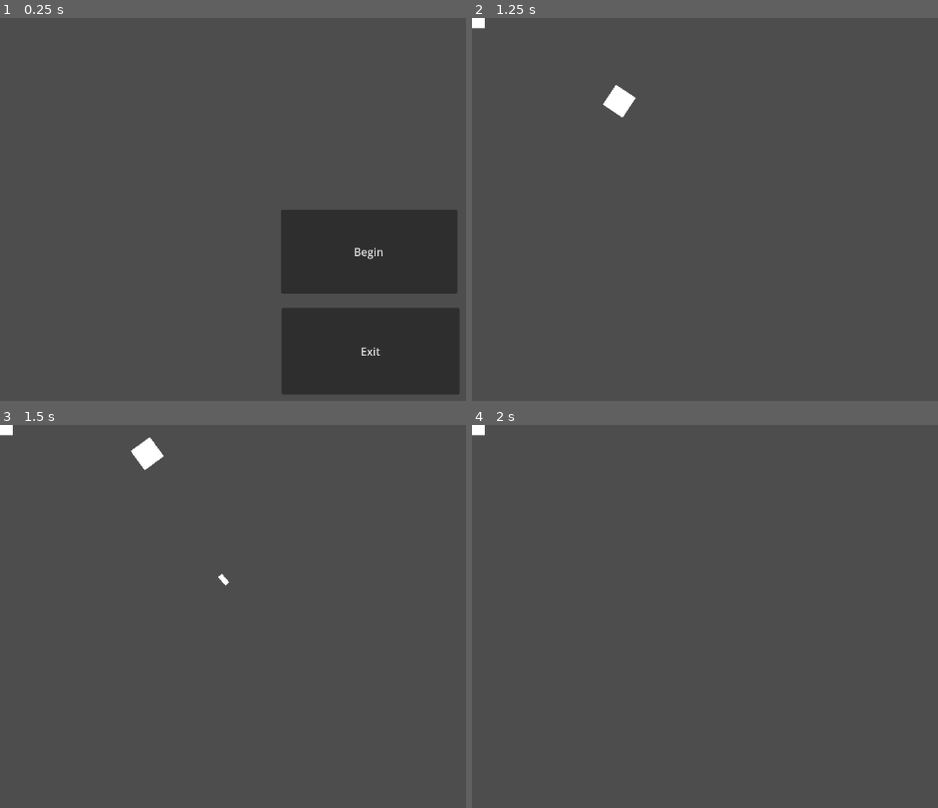
Above: before the commit, frames 1-4 (two rows, left to right).
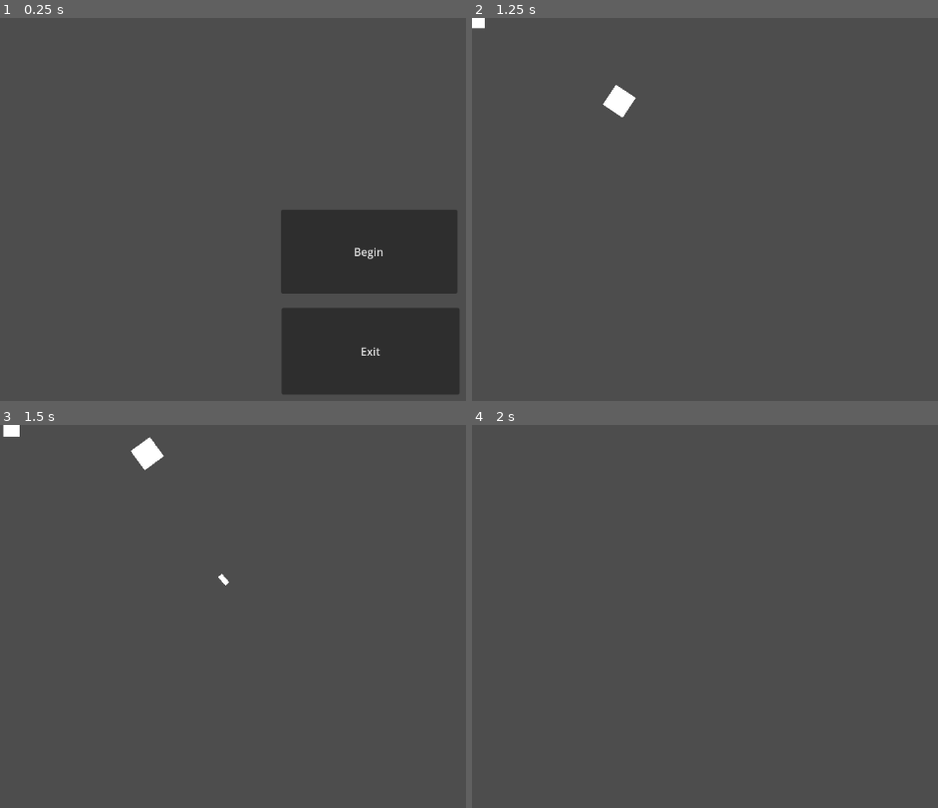
Above: after the commit, the same moments.

Repository: QuiescentTrip/Tavern-GameJam
Game: Godot game, scene res://Title.tscn
Two runs of this game, one before a commit and one after it. Both use one fixed random seed, a clock stepped at 60 frames per second and the inputs below.
Inputs (mouse positions are in pixels of both pictures, inside the frame that each line leads up to):
- Up to frame 1 (0.25 s): no input
- Up to frame 2 (1.25 s): click "Begin" at 0.5 s
- Up to frame 3 (1.5 s): tap Enter at 1.25 s; move the mouse to (354, 735) at 1.27 s; hold W (up) from 1.28 s (still down); click (354, 735) at 1.35 s
- Up to frame 4 (2 s): keep holding W (up)

Frames 1-2 are identical in both runs. In frame 3, less than 0.1% of the frame differs, in the area x 0-5%, y 0-4%; in frame 4, less than 0.1%.

Commit message:
enemy kindof

Diff:
--- a/Godot/Enemies/Basic_Enemy.gd
+++ b/Godot/Enemies/Basic_Enemy.gd
@@ -4,13 +4,34 @@
 const SPEED = 300.0
 
 var _velocity := Vector2.ZERO
-
+var is_in
+var direction
+var player = preload("res://Player/Player.tscn")
 
 
 func _physics_process(delta):
+	if(is_in and (player.position - self.global_position) >= Vector2(20,20)):
+		direction = (player.position - self.global_position).normalized() * SPEED
+		velocity = direction
+	#look_at(player)
 	move_and_slide()
 
 
 func _on_area_2d_body_entered(body):
-	var direction = (body.global_position - self.global_position)
-	print(direction)
+	print(body)
+	self.player = body
+	is_in = true
+
+
+
+
+
+func _on_area_2d_body_exited(body):
+	print("exited")
+	is_in = false
+	var velocity := Vector2.ZERO
+	direction = Vector2.ZERO
+	print(velocity)
+
+func onkill():
+	queue_free()
--- a/Godot/Enemies/Basic_Enemy.tscn
+++ b/Godot/Enemies/Basic_Enemy.tscn
@@ -29,4 +29,6 @@
 scale = Vector2(19.7037, 19.7037)
 shape = SubResource("CircleShape2D_p6oyw")
 
+[connection signal="area_shape_exited" from="Area2D" to="." method="_on_area_2d_area_shape_exited"]
 [connection signal="body_entered" from="Area2D" to="." method="_on_area_2d_body_entered"]
+[connection signal="body_exited" from="Area2D" to="." method="_on_area_2d_body_exited"]
--- a/Godot/bullet.gd
+++ b/Godot/bullet.gd
@@ -22,3 +22,8 @@
 	if direction != Vector2.ZERO:
 		var velocity = direction * speed
 		global_position += velocity
+
+
+func _on_body_entered(body):
+	if(body.has_method("onkill")):
+		body.onkill()
--- a/Godot/bullet.tscn
+++ b/Godot/bullet.tscn
@@ -18,3 +18,5 @@
 position = Vector2(7.75, 3.25)
 scale = Vector2(16.5, 7.5)
 texture = SubResource("CanvasTexture_texoc")
+
+[connection signal="body_entered" from="." to="." method="_on_body_entered"]
